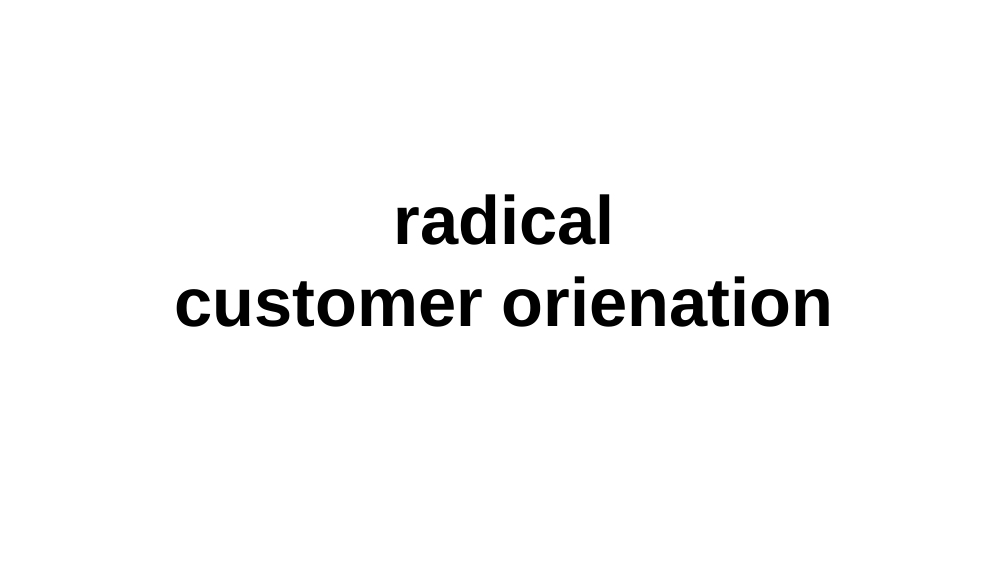
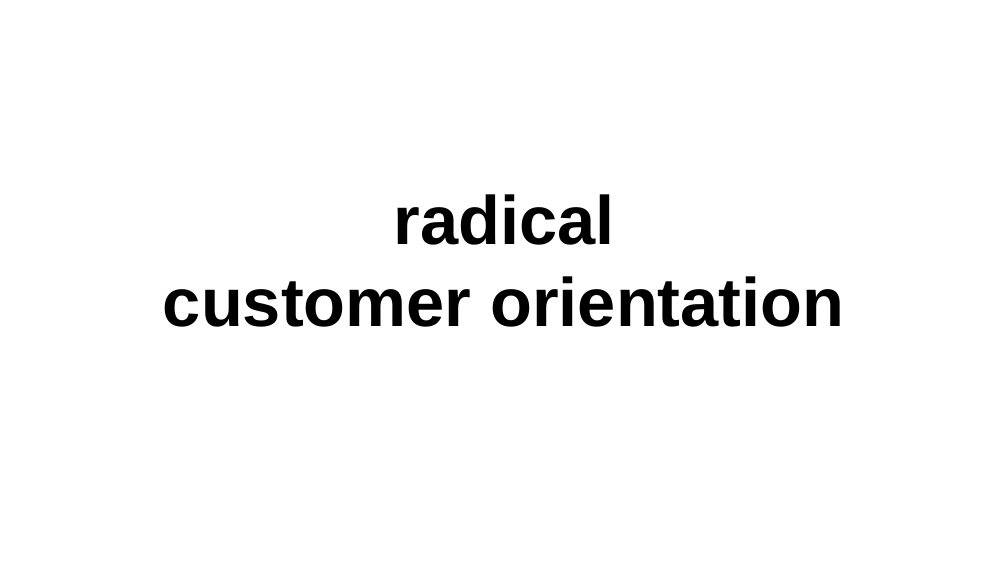
Before and after one commit to danvet/danvet.github.io, a slide deck: slide 15 of slides/siemens-2018.odp. Drawn at 1008x567 pixels with LibreOffice and Linux fonts; fonts in the diff are those of the drawing. Boxes give left, top, right and bottom in pixels: in the first picture for what was removed or moved away, otherwise in the second. Text is boxed around its words. In the diff, an @@ line names an element or a change of style, - is before the commit and + after.

Commit message:
More siemens slides

```diff
--- a/slides/siemens-2018.odp
+++ b/slides/siemens-2018.odp
@@ title at (x1=163, y1=194, x2=844, y2=327): text changed @@
-radical
-customer orienation
+radical
+customer orientation
```
